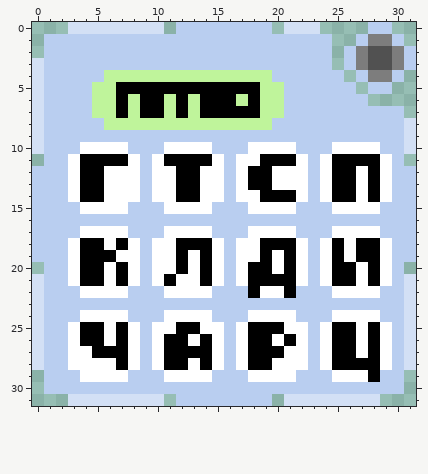
A pixel-art sprite gets an edit: Extra Icons/Translated/Adjacent Letters RU.png. The first picture shows the starting point.
The file is 32x32 pixels.
Now the later version:
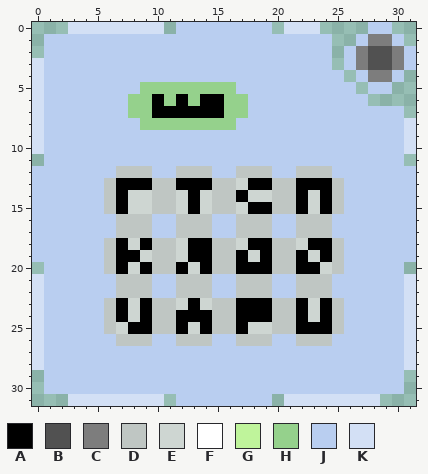
Palette (. is transparent): A #000000  B #515151  C #7d7d7d  D #bfc6c3  E #ced6d2  F #ffffff  G #bff49b  H #95d18c  J #b9cef0  K #d3e0f5
The exact change:
Changed rows in their new state; - is an unchanged pixel.
first column x 3:
 4 ---JJJJJJJJJJJJJJ----------
 5 --JJJJHHHHHHHHJJJJ---------
 6 --JJJHH-H-H--HHJJJ---------
 7 --JJJHH-A-A--HHJJJ---------
 8 ---JJJHHHHHHHHJJJ----------
10 -JJJJ---JJJJ---JJJJ---JJJJ-
11 JJJJJJ-JJJJJJ-JJJJJJ-JJJJJJ
12 JJJJDDDJJDDDJ-DDDJJDDDJJJJJ
13 JJJDAAADD--ADDE--DDAAADJJJJ
14 JJJDAEEDDE-EDDAEEDDAEADJJJJ
15 -JJDAEEDDEAEDDEAADDAEADJJJ-
16 ----DDD--DDD--DDD--DDD-----
17 -JJJDDD-JDDD--DDDJJDDDJJJJ-
18 JJJD-EADDE--DDEA-DDEAADJJJJ
19 JJJDAAEDDEA-DDAE-DDAEADJJJJ
20 JJJD-EADD-E-DDA--DDAAEDJJJJ
21 JJJJDDDJJDDDJ-DDDJJDDDJJJJJ
22 -JJJDDD-JDDD--DDDJJDDDJJJJ-
23 ---DAEADDEAEDDAAADDAEAD----
24 -JJDAEADDAAADDAAADDAEADJJJ-
25 JJJDEAADD-EADDAEEDDAAADJJJJ
26 JJJJDDDJJDDDJ-DDDJJDDDJJJJJ
27 JJJJJJ-JJJJJJ-JJJJJJ-JJJJJJ
28 JJJJJJ-JJJJJJ-JJJJJJ-JJJJJJ
29 -JJJJ---JJJJ---JJJJ---JJJJ-
